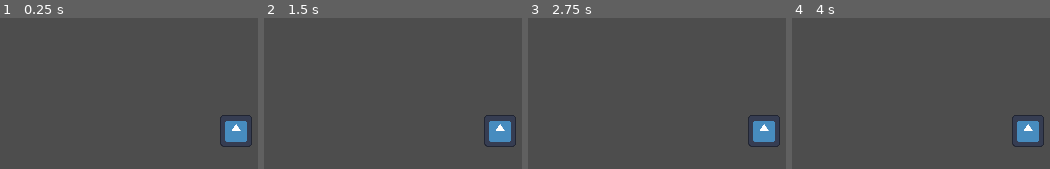
Above: before the commit, frames 1-4 (left to right).
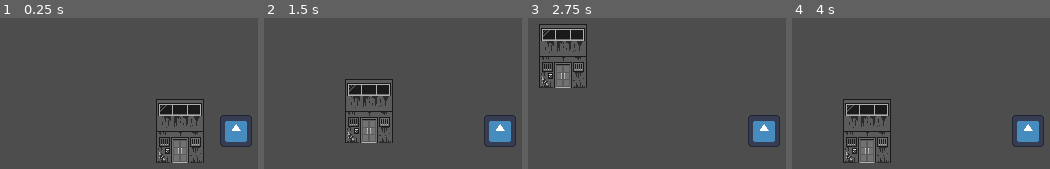
Above: after the commit, the same moments.

Repository: RadioR4Y/slickpocketing
Game: Godot game, scene res://main.tscn
Same seed, same stepped clock (60 frames per second), same inputs: the game is played once before the commit and once after it. The engine's default icon, where the game draws it, is replaced by a stand-in: a white triangle on a blue panel in a dark square.
Inputs:
- Up to frame 1 (0.25 s): no input
- Up to frame 2 (1.5 s): tap Enter at 0.5 s; hold D (right) 0.53-1.28 s; hold S (down) from 1.28 s (still down)
- Up to frame 3 (2.75 s): release S (down) at 2.03 s; hold D (right) from 2.03 s (still down)
- Up to frame 4 (4 s): release D (right) at 2.78 s; hold W (up) 2.78-3.53 s; hold A (left) from 3.53 s (still down)

The runs differ from the first frame. In frame 1, 4.1% of the frame differs, in the area x 60-80%, y 53-97%; in frame 2, 4.1%; in frame 3, 4.1%; in frame 4, 4.1%.

Commit message:
Add tilemap

Diff:
--- a/main.tscn
+++ b/main.tscn
@@ -1,9 +1,251 @@
-[gd_scene format=3 uid="uid://c5e5jmeyn60ou"]
+[gd_scene format=4 uid="uid://c5e5jmeyn60ou"]
 
 [ext_resource type="PackedScene" uid="uid://drd44ujlnofi6" path="res://Scenes/player.tscn" id="1_ig7tw"]
+[ext_resource type="Texture2D" uid="uid://5eloe4iarh5j" path="res://Assets/Images/neo_zero_tiles_and_buildings_greyscale.png" id="2_0xm2m"]
+[ext_resource type="Texture2D" uid="uid://dc6ifuaejpptf" path="res://Assets/Images/neo_zero_props_and_items_greyscale.png" id="3_h2yge"]
+
+[sub_resource type="TileSetAtlasSource" id="TileSetAtlasSource_1bvp3"]
+texture = ExtResource("2_0xm2m")
+3:1/0 = 0
+4:1/0 = 0
+5:1/0 = 0
+11:1/0 = 0
+12:1/0 = 0
+13:1/0 = 0
+14:1/0 = 0
+15:1/0 = 0
+16:1/0 = 0
+17:1/0 = 0
+18:1/0 = 0
+19:1/0 = 0
+3:2/0 = 0
+4:2/0 = 0
+5:2/0 = 0
+6:2/0 = 0
+7:2/0 = 0
+8:2/0 = 0
+3:3/0 = 0
+5:3/0 = 0
+3:4/0 = 0
+4:4/0 = 0
+5:4/0 = 0
+6:4/0 = 0
+7:4/0 = 0
+3:5/0 = 0
+4:5/0 = 0
+5:5/0 = 0
+6:5/0 = 0
+3:6/0 = 0
+4:6/0 = 0
+5:6/0 = 0
+10:6/0 = 0
+11:6/0 = 0
+12:6/0 = 0
+13:6/0 = 0
+4:7/0 = 0
+9:7/0 = 0
+10:7/0 = 0
+11:7/0 = 0
+12:7/0 = 0
+13:7/0 = 0
+14:7/0 = 0
+3:8/0 = 0
+4:8/0 = 0
+5:8/0 = 0
+6:8/0 = 0
+7:8/0 = 0
+8:8/0 = 0
+9:8/0 = 0
+10:8/0 = 0
+11:8/0 = 0
+12:8/0 = 0
+3:9/0 = 0
+4:9/0 = 0
+5:9/0 = 0
+6:9/0 = 0
+7:9/0 = 0
+8:9/0 = 0
+9:9/0 = 0
+3:11/0 = 0
+4:11/0 = 0
+5:11/0 = 0
+3:12/0 = 0
+5:12/0 = 0
+3:13/0 = 0
+4:13/0 = 0
+5:13/0 = 0
+6:13/0 = 0
+7:13/0 = 0
+8:13/0 = 0
+9:13/0 = 0
+10:13/0 = 0
+11:13/0 = 0
+12:13/0 = 0
+13:13/0 = 0
+14:13/0 = 0
+3:14/0 = 0
+4:14/0 = 0
+5:14/0 = 0
+6:14/0 = 0
+7:14/0 = 0
+8:14/0 = 0
+9:14/0 = 0
+10:14/0 = 0
+11:14/0 = 0
+12:14/0 = 0
+13:14/0 = 0
+14:14/0 = 0
+15:14/0 = 0
+16:14/0 = 0
+17:14/0 = 0
+3:15/0 = 0
+4:15/0 = 0
+5:15/0 = 0
+6:15/0 = 0
+7:15/0 = 0
+8:15/0 = 0
+9:15/0 = 0
+10:15/0 = 0
+11:15/0 = 0
+12:15/0 = 0
+13:15/0 = 0
+14:15/0 = 0
+15:15/0 = 0
+16:15/0 = 0
+17:15/0 = 0
+3:16/0 = 0
+4:16/0 = 0
+5:16/0 = 0
+6:16/0 = 0
+7:16/0 = 0
+8:16/0 = 0
+9:16/0 = 0
+10:16/0 = 0
+11:16/0 = 0
+12:16/0 = 0
+13:16/0 = 0
+14:16/0 = 0
+15:16/0 = 0
+16:16/0 = 0
+17:16/0 = 0
+3:17/0 = 0
+4:17/0 = 0
+5:17/0 = 0
+6:17/0 = 0
+7:17/0 = 0
+8:17/0 = 0
+9:17/0 = 0
+10:17/0 = 0
+11:17/0 = 0
+12:17/0 = 0
+13:17/0 = 0
+14:17/0 = 0
+15:17/0 = 0
+16:17/0 = 0
+17:17/0 = 0
+3:18/0 = 0
+4:18/0 = 0
+5:18/0 = 0
+6:18/0 = 0
+7:18/0 = 0
+8:18/0 = 0
+9:18/0 = 0
+10:18/0 = 0
+11:18/0 = 0
+12:18/0 = 0
+13:18/0 = 0
+14:18/0 = 0
+15:18/0 = 0
+16:18/0 = 0
+17:18/0 = 0
+3:19/0 = 0
+4:19/0 = 0
+5:19/0 = 0
+6:19/0 = 0
+7:19/0 = 0
+8:19/0 = 0
+9:19/0 = 0
+10:19/0 = 0
+11:19/0 = 0
+12:19/0 = 0
+13:19/0 = 0
+14:19/0 = 0
+15:19/0 = 0
+16:19/0 = 0
+17:19/0 = 0
+
+[sub_resource type="TileSetAtlasSource" id="TileSetAtlasSource_lquwl"]
+texture = ExtResource("3_h2yge")
+0:0/0 = 0
+1:0/0 = 0
+2:0/0 = 0
+3:0/0 = 0
+4:0/0 = 0
+5:0/0 = 0
+6:0/0 = 0
+7:0/0 = 0
+8:0/0 = 0
+9:0/0 = 0
+0:1/0 = 0
+1:1/0 = 0
+2:1/0 = 0
+3:1/0 = 0
+4:1/0 = 0
+5:1/0 = 0
+6:1/0 = 0
+7:1/0 = 0
+9:1/0 = 0
+2:2/0 = 0
+3:2/0 = 0
+4:2/0 = 0
+1:3/0 = 0
+2:3/0 = 0
+3:3/0 = 0
+4:3/0 = 0
+5:3/0 = 0
+7:3/0 = 0
+8:3/0 = 0
+9:3/0 = 0
+7:4/0 = 0
+8:4/0 = 0
+9:4/0 = 0
+4:5/0 = 0
+5:5/0 = 0
+6:5/0 = 0
+7:5/0 = 0
+8:5/0 = 0
+0:6/0 = 0
+1:6/0 = 0
+8:6/0 = 0
+9:6/0 = 0
+0:7/0 = 0
+1:7/0 = 0
+7:7/0 = 0
+8:7/0 = 0
+9:7/0 = 0
+0:8/0 = 0
+1:8/0 = 0
+3:8/0 = 0
+5:8/0 = 0
+7:8/0 = 0
+8:8/0 = 0
+9:8/0 = 0
+3:9/0 = 0
+4:9/0 = 0
+5:9/0 = 0
+6:9/0 = 0
+7:9/0 = 0
+8:9/0 = 0
+9:9/0 = 0
+
+[sub_resource type="TileSet" id="TileSet_7mycd"]
+sources/0 = SubResource("TileSetAtlasSource_1bvp3")
+sources/1 = SubResource("TileSetAtlasSource_lquwl")
 
 [node name="Main" type="Node2D" unique_id=1644436590]
 
 [node name="Player" parent="." unique_id=845833004 instance=ExtResource("1_ig7tw")]
 
 [node name="TileMapLayer" type="TileMapLayer" parent="." unique_id=1767053401]
+tile_map_data = PackedByteArray("AAD7////AAAMABEAAAD7/wAAAAAPABIAAAD8////AAANABEAAAD8/wAAAAAQABIAAAD9////AAAOABEAAAD9/wAAAAARABIAAAD7/wEAAAAPABMAAAD8/wEAAAAQABMAAAD9/wEAAAARABMAAAD7//7/AAAMABAAAAD8//7/AAANABAAAAD9//7/AAAOABAAAAA=")
+tile_set = SubResource("TileSet_7mycd")
